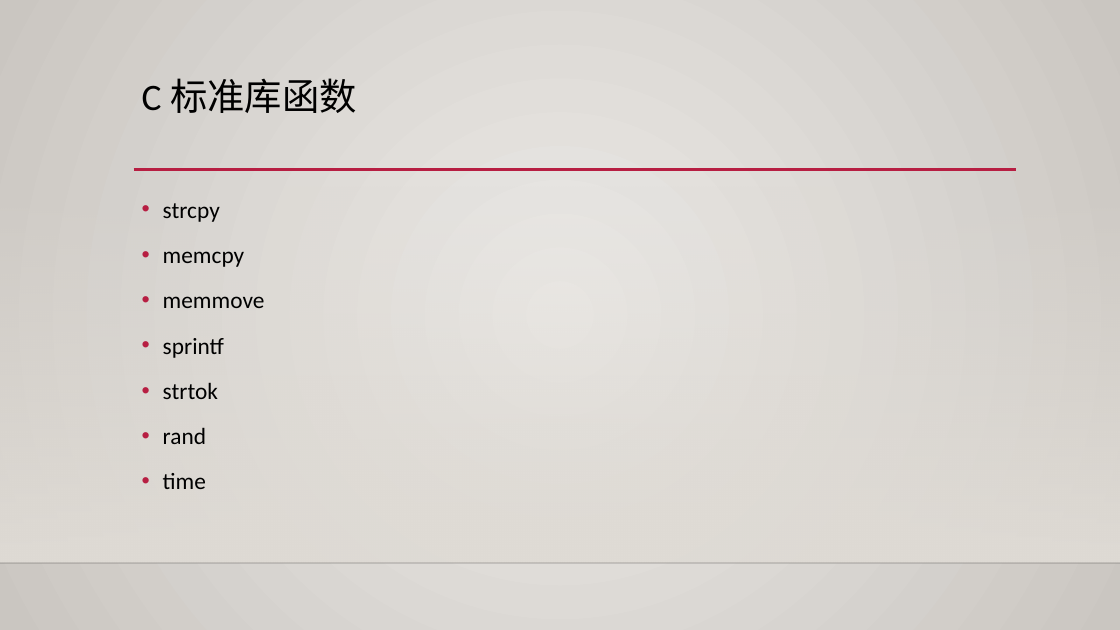
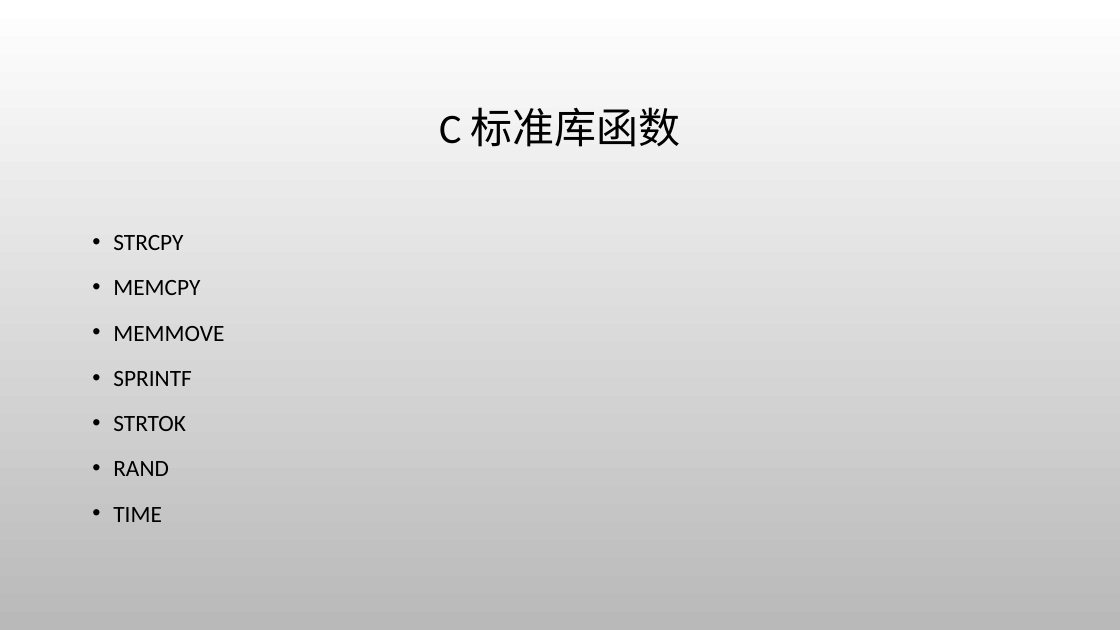
Before and after one commit to albertclass/Lessons, a slide deck: slide 23 of advance c++/courseware.pptx (slide 20 before the commit). Drawn at 1120x630 pixels with LibreOffice and Linux fonts; fonts in the diff are those of the drawing; background and template pictures are left out. Boxes give left, top, right and bottom in pixels: in the first picture for what was removed or moved away, otherwise in the second. Text is boxed around its words. In the diff, an @@ line names an element or a change of style, - is before the commit and + after.

```diff
--- a/advance c++/courseware.pptx
+++ b/advance c++/courseware.pptx
@@ background gradient #ECEAE7 to #CAC7C1 to picture (left out) @@
@@ title "C 标准库函数": place and size @@
-title "C 标准库函数" at bbox=[142, 78, 357, 113]
+title "C 标准库函数" at bbox=[439, 107, 681, 147]
@@ title "C 标准库函数" at bbox=[439, 107, 681, 147]: size 32 to 36 pt; alignment left to centre; vertical alignment top to middle @@
@@ line removed from (134, 170) to (1017, 170) @@
@@ rectangle removed at bbox=[0, 186, 1120, 563] @@
@@ text at bbox=[113, 235, 224, 522]: text changed @@
-• strcpy
-• memcpy
-• memmove
-• sprintf
-• strtok
-• rand
-• time
+• STRCPY
+• MEMCPY
+• MEMMOVE
+• SPRINTF
+• STRTOK
+• RAND
+• TIME
@@ line removed from (0, 563) to (1120, 563) @@
```
Also in this commit, not shown: 18 other slides changed, 4 slides added, 1 slide removed, 55 other files.
